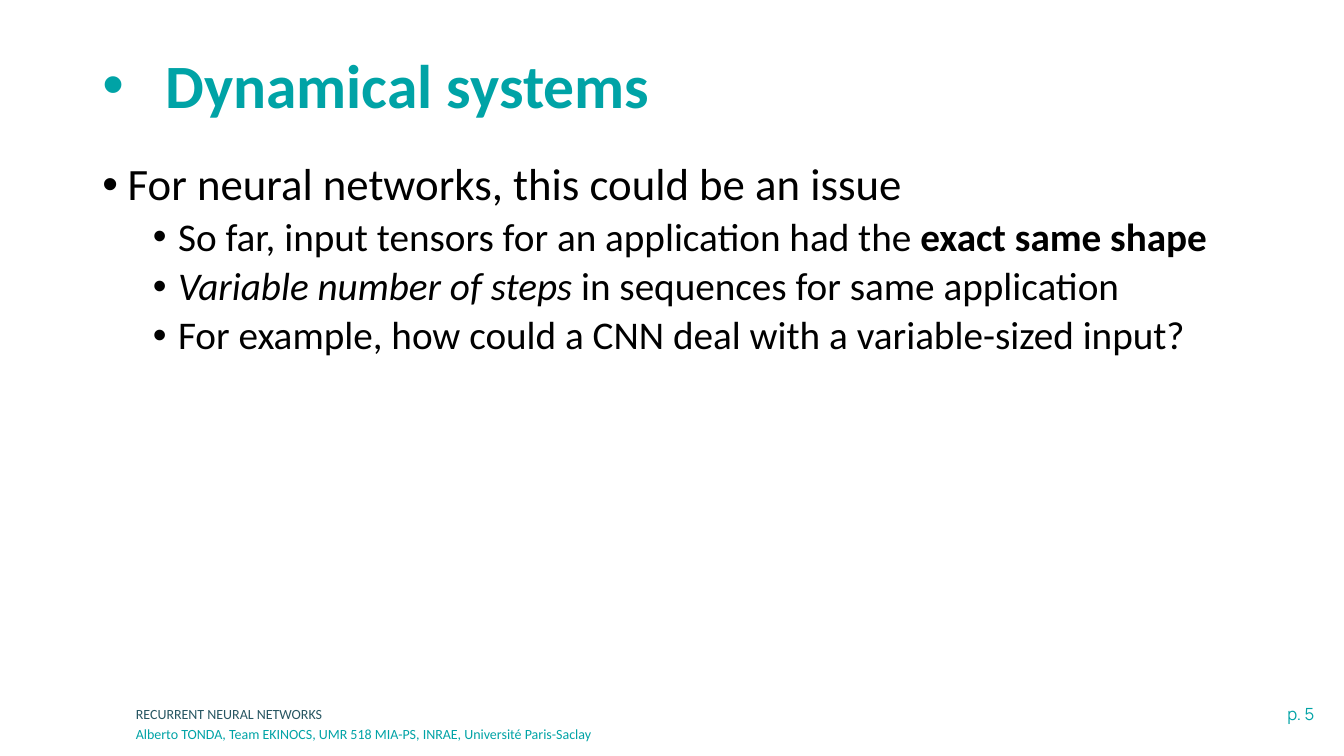
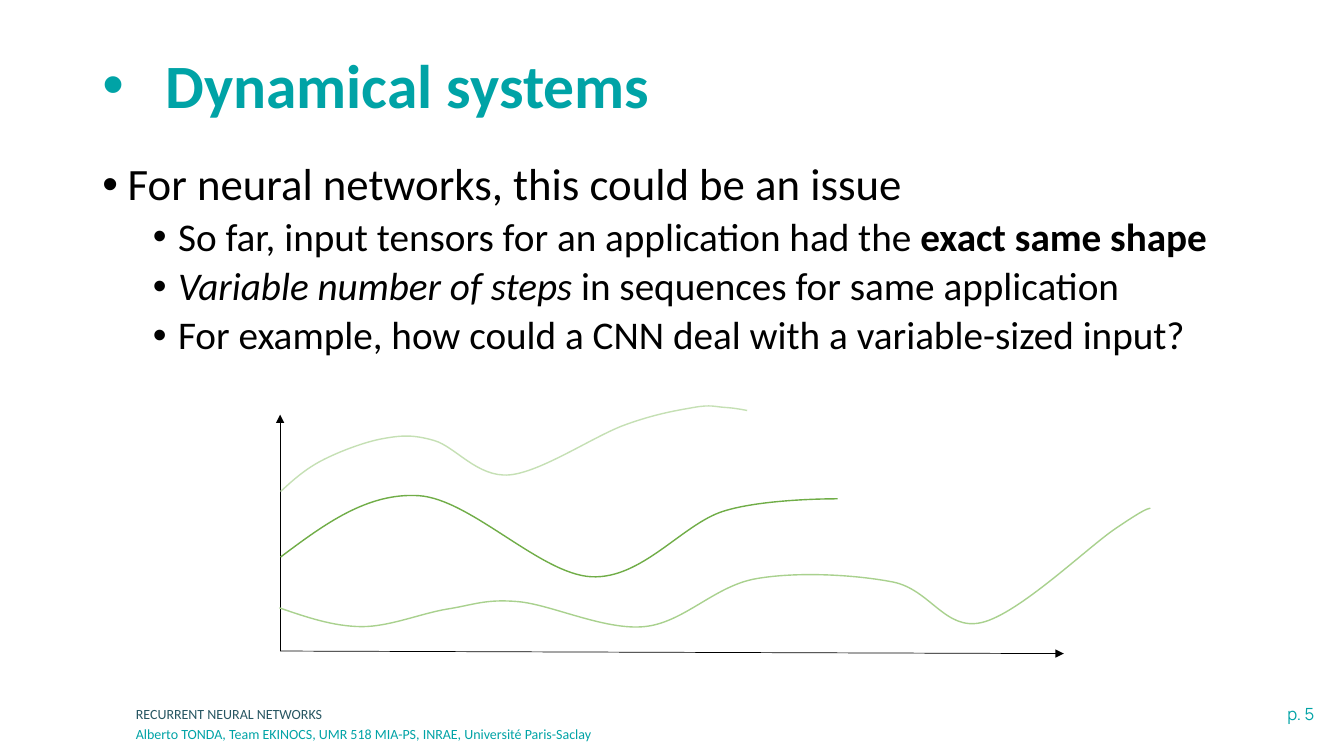
Before and after one commit to albertotonda/teaching, a slide deck: slide 5 of deep-learning-in-practice-with-pytorch/4-recurrent-neural-networks.pptx. Drawn at 1344x756 pixels with LibreOffice and Linux fonts; fonts in the diff are those of the drawing; background and template pictures are left out. Boxes give left, top, right and bottom in pixels: in the first picture for what was removed or moved away, otherwise in the second. Text is boxed around its words. In the diff, an @@ line names an element or a change of style, - is before the commit and + after.

```diff
--- a/deep-learning-in-practice-with-pytorch/4-recurrent-neural-networks.pptx
+++ b/deep-learning-in-practice-with-pytorch/4-recurrent-neural-networks.pptx
@@ arrow added from (280, 651) to (280, 414), #000000 0.5 pt @@
@@ freeform shape added at (x1=280, y1=406, x2=747, y2=492), outline #C5E0B4 1 pt @@
@@ freeform shape added at (x1=279, y1=508, x2=1150, y2=627), outline #A9D18E 1 pt @@
@@ freeform shape added at (x1=280, y1=496, x2=838, y2=578), outline #70AD47 1 pt @@
@@ arrow added from (280, 651) to (1064, 653), #000000 0.5 pt @@
```
Also in this commit, not shown: 16 other slides changed, 4 slides added, 1 slide removed, 17 other files.
